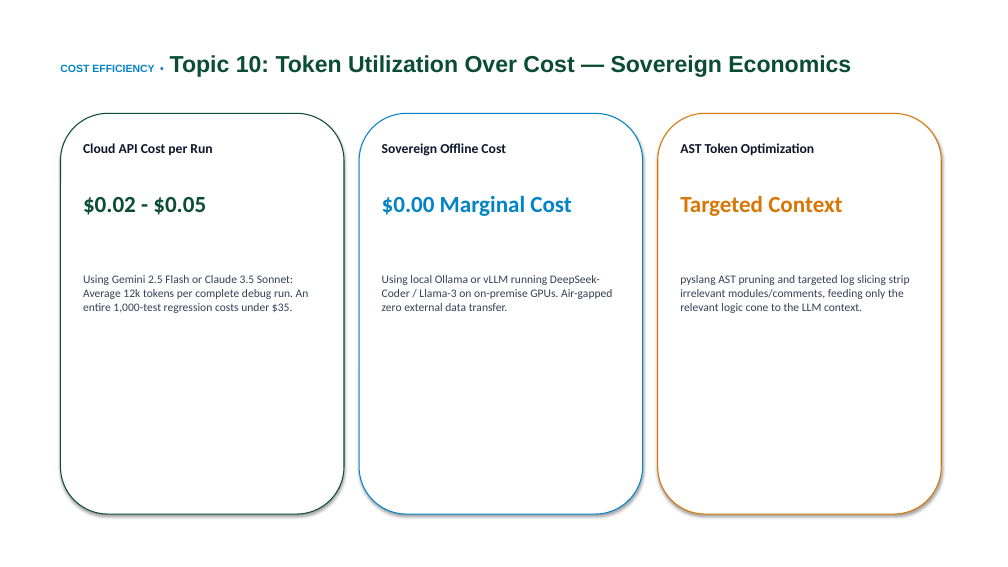
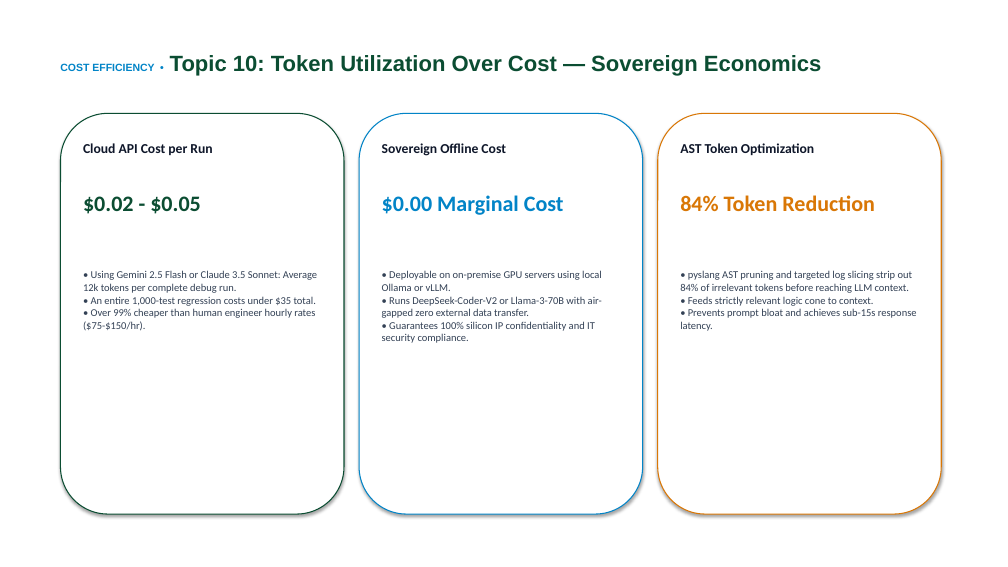
Before and after one commit to KITTUV03/VeriSight, a slide deck: slide 17 of VeriSight_Investor_Presentation.pptx. Drawn at 1008x567 pixels with LibreOffice and Linux fonts; fonts in the diff are those of the drawing; background and template pictures are left out. Boxes give left, top, right and bottom in pixels: in the first picture for what was removed or moved away, otherwise in the second. Text is boxed around its words. In the diff, an @@ line names an element or a change of style, - is before the commit and + after.

```diff
--- a/VeriSight_Investor_Presentation.pptx
+++ b/VeriSight_Investor_Presentation.pptx
@@ text "COST EFFICIENCY • Topic 10: ..." at box(60, 55, 822, 76): size 22 to 21 pt in "Topic 10: Token Utilization Over Cost — ..." @@
@@ text at box(83, 196, 201, 214): size 22 to 21 pt in "$0.02 - $0.05" @@
@@ text at box(382, 195, 564, 215): size 22 to 21 pt in "$0.00 Marginal Cost" @@
@@ text at box(680, 195, 917, 331): text changed; size 11 to 10 pt @@
-Targeted Context
-pyslang AST pruning and targeted log slicing strip irrelevant modules/comments, feeding only the relevant logic cone to the LLM context.
+84% Token Reduction
+• pyslang AST pruning and targeted log slicing strip out 84% of irrelevant tokens before reaching LLM context.
+• Feeds strictly relevant logic cone to context.
+• Prevents prompt bloat and achieves sub-15s response latency.
@@ text at box(83, 270, 317, 331): text changed; size 11 to 10 pt @@
-Using Gemini 2.5 Flash or Claude 3.5 Sonnet: Average 12k tokens per complete debug run. An entire 1,000-test regression costs under $35.
+• Using Gemini 2.5 Flash or Claude 3.5 Sonnet: Average 12k tokens per complete debug run.
+• An entire 1,000-test regression costs under $35 total.
+• Over 99% cheaper than human engineer hourly rates ($75-$150/hr).
@@ text at box(382, 270, 602, 343): text changed; size 11 to 10 pt @@
-Using local Ollama or vLLM running DeepSeek-Coder / Llama-3 on on-premise GPUs. Air-gapped zero external data transfer.
+• Deployable on on-premise GPU servers using local Ollama or vLLM.
+• Runs DeepSeek-Coder-V2 or Llama-3-70B with air-gapped zero external data transfer.
+• Guarantees 100% silicon IP confidentiality and IT security compliance.
```
Also in this commit, not shown: 19 other slides changed, 2 slides added, 2 slides removed, 2 other files.
